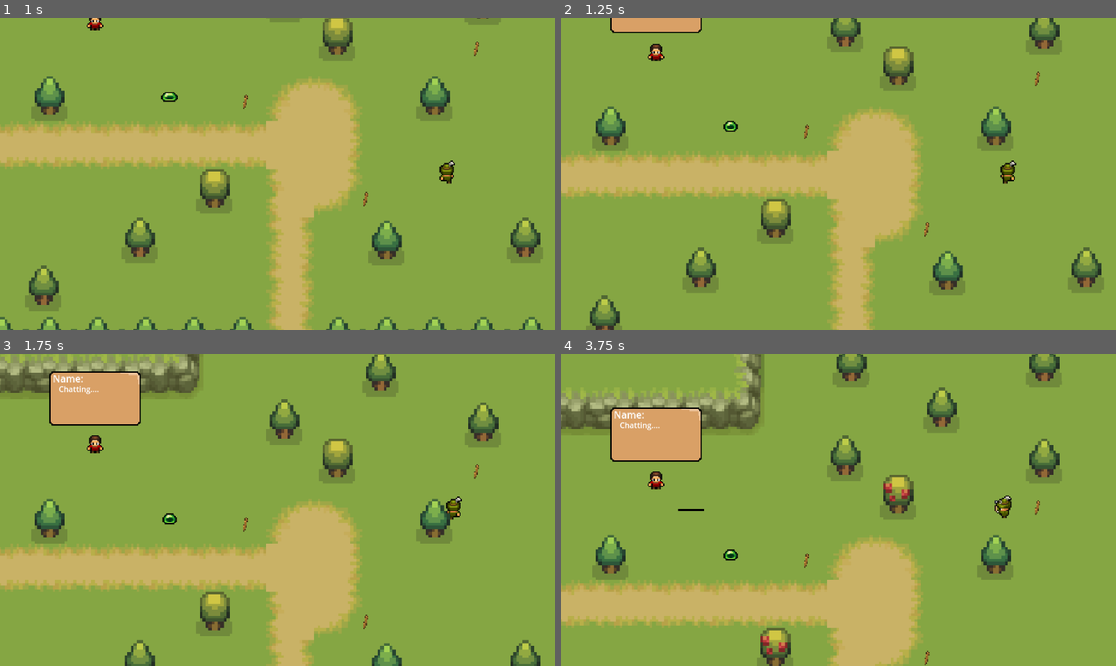
Above: before the commit, frames 1-4 (two rows, left to right).
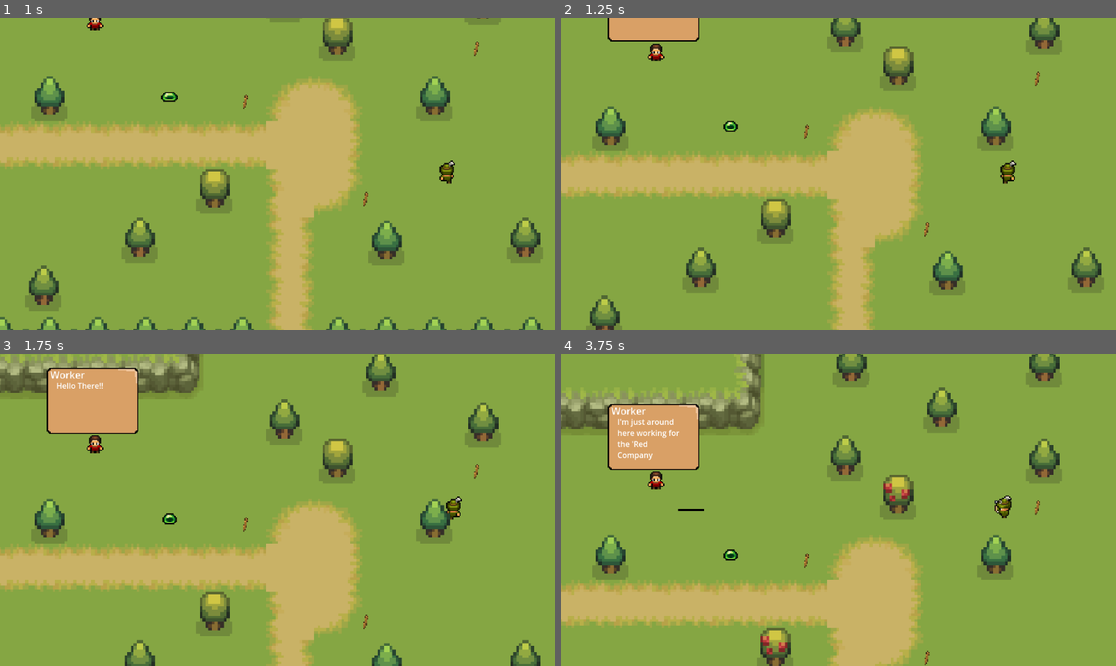
Above: after the commit, the same moments.

Repository: fcc-cs/a7-2d-survival-game-mohsinn1
Game: Godot game, scene res://scenes/world.tscn
Same seed, same stepped clock (60 frames per second), same inputs: the game is played once before the commit and once after it. The engine's default icon, where the game draws it, is replaced by a stand-in: a white triangle on a blue panel in a dark square.
Inputs (mouse positions are in pixels of both pictures, inside the frame that each line leads up to):
- Up to frame 1 (1 s): move the mouse to (249, 236) at 0.52 s; hold W (up) from 0.53 s (still down); tap C (chat) at 0.6 s
- Up to frame 2 (1.25 s): keep holding W (up)
- Up to frame 3 (1.75 s): keep holding W (up); move the mouse to (444, 556) at 1.27 s; tap C (chat) at 1.35 s
- Up to frame 4 (3.75 s): move the mouse to (672, 463) at 2.02 s; release W (up) at 2.03 s; hold A (left) 2.03-3.53 s; tap E (equip) at 2.1 s; tap C (chat) at 2.3, 3.05 s; move the mouse to (866, 510) at 2.77 s; click (866, 510) at 2.85 s; move the mouse to (755, 432) at 3.52 s; hold Page Down (ui_page_down) from 3.53 s (still down); tap P (pickup) at 3.6 s

Frame 1 is identical in both runs. In frame 2, 0.6% of the frame differs, in the area x 8-26%, y 0-8%; in frame 3, 1.3%; in frame 4, 1.5%, in the area x 8-26%, y 16-38%.

Commit message:
Video # 10 Completed

Diff:
--- a/scenes/dialogue.tscn
+++ b/scenes/dialogue.tscn
@@ -6,8 +6,10 @@
 [node name="dialogue" type="Control"]
 layout_mode = 3
 anchors_preset = 0
-offset_right = 40.0
-offset_bottom = 40.0
+offset_left = -2.0
+offset_top = -9.0
+offset_right = 38.0
+offset_bottom = 31.0
 script = ExtResource("1_3n4vj")
 
 [node name="NinePatchRect" type="NinePatchRect" parent="."]
@@ -15,14 +17,14 @@
 offset_left = -38.0
 offset_top = -64.0
 offset_right = 38.0
-offset_bottom = -19.0
+offset_bottom = -9.0
 texture = ExtResource("1_jwyou")
 patch_margin_left = 3
 patch_margin_top = 3
 patch_margin_right = 3
 patch_margin_bottom = 3
 
-[node name="RichTextLabel" type="RichTextLabel" parent="NinePatchRect"]
+[node name="Name" type="RichTextLabel" parent="NinePatchRect"]
 layout_mode = 0
 offset_left = 3.0
 offset_right = 68.0
@@ -35,6 +37,6 @@
 offset_left = 8.0
 offset_top = 10.0
 offset_right = 145.0
-offset_bottom = 50.0
+offset_bottom = 112.0
 scale = Vector2(0.4, 0.4)
 text = "Chatting...."
--- a/scenes/npc.tscn
+++ b/scenes/npc.tscn
@@ -302,14 +302,12 @@
 [node name="AnimatedSprite2D" type="AnimatedSprite2D" parent="."]
 sprite_frames = SubResource("SpriteFrames_fdkk8")
 animation = &"idle"
-frame_progress = 0.645234
+frame_progress = 0.63121
 
 [node name="CollisionShape2D" type="CollisionShape2D" parent="."]
 position = Vector2(0, 3)
 shape = SubResource("CircleShape2D_iwn7c")
 
-[node name="dialogue" parent="CollisionShape2D" instance=ExtResource("3_rv78h")]
-
 [node name="chat_detection_area" type="Area2D" parent="."]
 
 [node name="CollisionShape2D" type="CollisionShape2D" parent="chat_detection_area"]
@@ -317,7 +315,12 @@
 
 [node name="Timer" type="Timer" parent="."]
 autostart = true
+
+[node name="dialogue" parent="." instance=ExtResource("3_rv78h")]
+offset_top = 0.0
+offset_bottom = 40.0
 
 [connection signal="body_entered" from="chat_detection_area" to="." method="_on_chat_detection_area_body_entered"]
 [connection signal="body_exited" from="chat_detection_area" to="." method="_on_chat_detection_area_body_exited"]
 [connection signal="timeout" from="Timer" to="." method="_on_timer_timeout"]
+[connection signal="d_finished" from="dialogue" to="." method="_on_dialogue_d_finished"]
--- a/scripts/dialogue_player.gd
+++ b/scripts/dialogue_player.gd
@@ -1,18 +1,45 @@
 extends Control
 
 @export_file("*.json") var d_file
+signal d_finished
+var dialogue = []
+var current_dia_id = 0
+var is_active = false
 
-var dialogue = []
-var cuurent_dia_id = 0
 
 func _ready():
-	start()
+	$NinePatchRect.visible = false
 
 
 func start():
+	if is_active:
+		return
+	is_active = true
+	$NinePatchRect.visible = true
 	dialogue = loadDialogue()
+	current_dia_id = -1
+	nextScript()
 
 func loadDialogue():
 	var file = FileAccess.open("res://worker_dialogue1.json",FileAccess.READ)
 	var content = JSON.parse_string(file.get_as_text())
 	return content
+
+func _input(event):
+	if !is_active:
+		return
+	if event.is_action_pressed("ui_page_down"):
+		nextScript()
+
+func nextScript():
+	current_dia_id += 1
+	if current_dia_id >= len(dialogue):
+		is_active = false
+		$NinePatchRect.visible = false
+		emit_signal("d_finished")
+		return
+
+
+
+	$NinePatchRect/Name.text = dialogue[current_dia_id]["name"]
+	$NinePatchRect/Text.text = dialogue[current_dia_id]["text"]
--- a/scripts/npc.gd
+++ b/scripts/npc.gd
@@ -48,9 +48,11 @@
 				move(delta)
 	if Input.is_action_just_pressed("chat"):
 		print("chatting")
+		$dialogue.start()
 		isRoaming = false
 		isChatting = true
 		npc.play("idle")
+
 
 func choose(array):
 	array.shuffle()
@@ -78,3 +80,8 @@
 func _on_timer_timeout() -> void:
 	$Timer.wait_time = choose([0.5, 1 , 1.5])
 	current_state = choose([IDLE, NEW_DIR, MOVE])
+
+
+func _on_dialogue_d_finished() -> void:
+	isChatting = false
+	isRoaming = true
